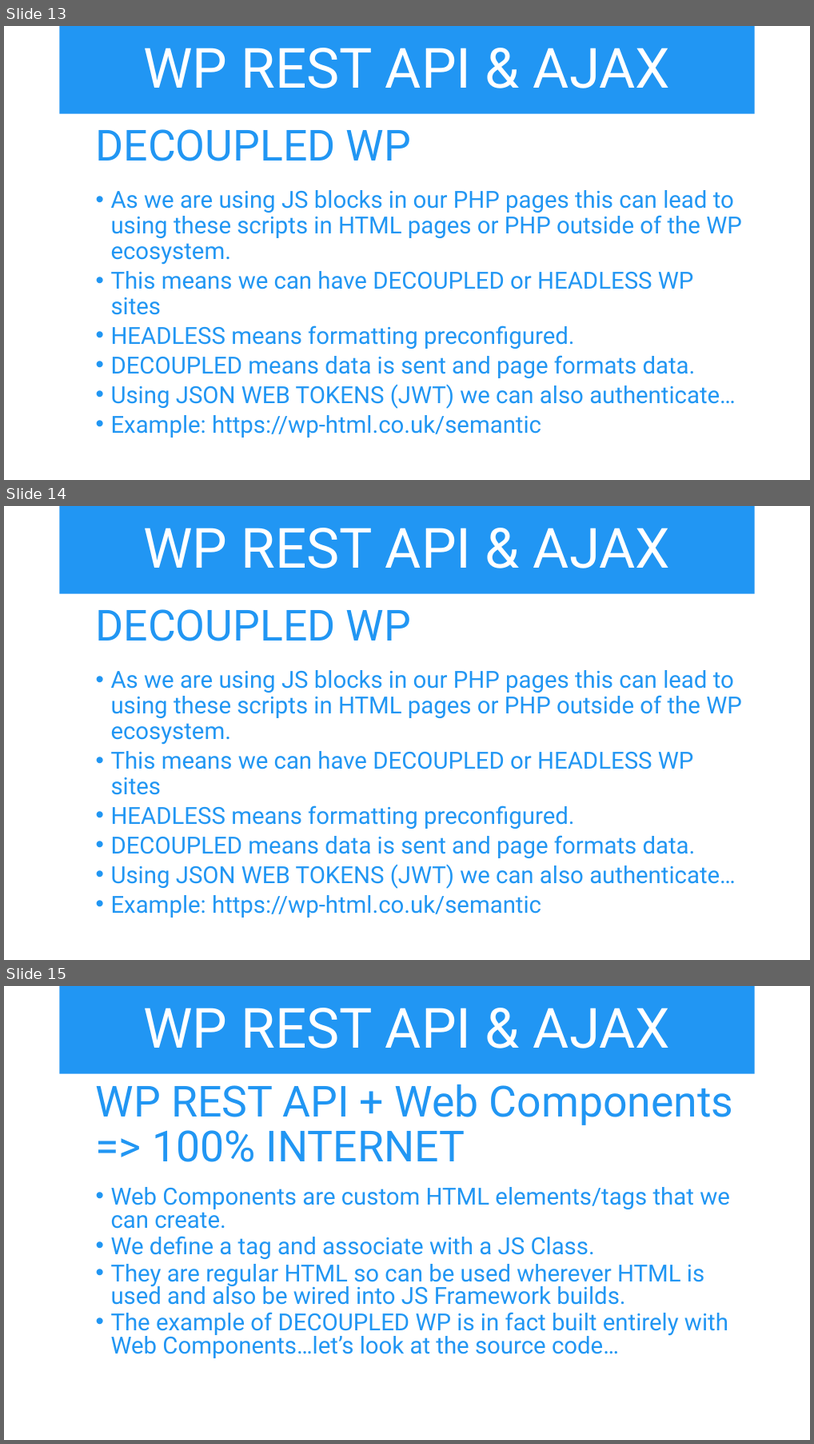
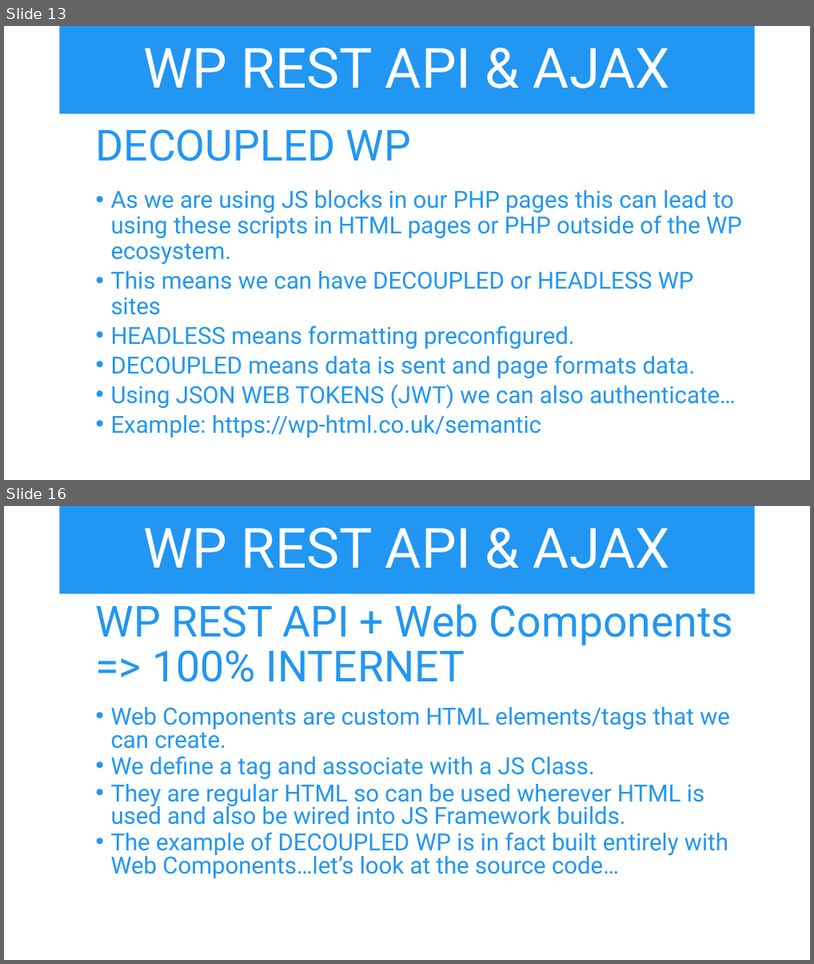
Before and after one commit to iwswordpress/rest, a slide deck: rest-api-workshop.pptx. Shown one above the other, each under a label of ours: slides 13, 14 and 15 before the commit, slides 13 and 16 after it; the slides between them are not shown. The pictures are 814x1444 and 814x964 pixels, drawn with LibreOffice and Linux fonts; fonts in the diff are those of the drawing. Boxes give left, top, right and bottom in pixels: in the first picture for what was removed or moved away, otherwise in the second. Text is boxed around its words. In the diff, an @@ line names an element or a change of style, - is before the commit and + after.

```diff
--- a/rest-api-workshop.pptx
+++ b/rest-api-workshop.pptx
@@ slide 14 removed at bbox=[4, 506, 810, 960], background #FFFFFF @@
@@ title removed at bbox=[60, 506, 755, 594] @@
-WP REST API & AJAX
@@ text removed at bbox=[96, 609, 742, 917] @@
-  DECOUPLED WP
-  • As we are using JS blocks in our PHP pages this can lead to using these scripts in HTML pages or PHP outside of the WP ecosystem.
-  • This means we can have DECOUPLED or HEADLESS WP sites
-  • HEADLESS means formatting preconfigured.
-  • DECOUPLED means data is sent and page formats data.
-  • Using JSON WEB TOKENS (JWT) we can also authenticate…
-  • Example: https://wp-html.co.uk/semantic
@@ what was slide 15 is now slide 16 @@
```
Also in this commit, not shown: 3 slides added, 1 other slide removed, 5 other files.
